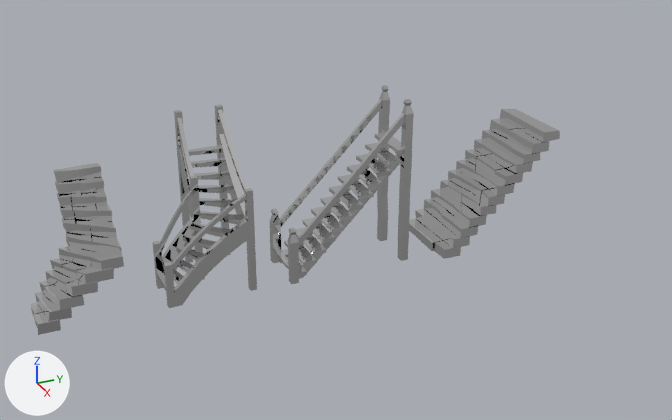
Renders of the FBX model Assets/Art/Models/Environment/Architecture/Stairs.fbx from each side of a commit.
Camera for both pictures: a 50 mm camera at (-3.77, -2.23, 11.03) aimed at (-23.18, 6.5, 1.33). The lights are fixed; the arrows at lower left show +X, +Y and +Z. Where no turn or scale is listed for an object, it has been applied to the vertices.

In view in the first picture: 'StairsCurvedStone', 'StairsCurvedWood', 'StairsCurvedWoodOuterRails', 'StairsStone', 'StairsWood', 'StairsWoodRails'.
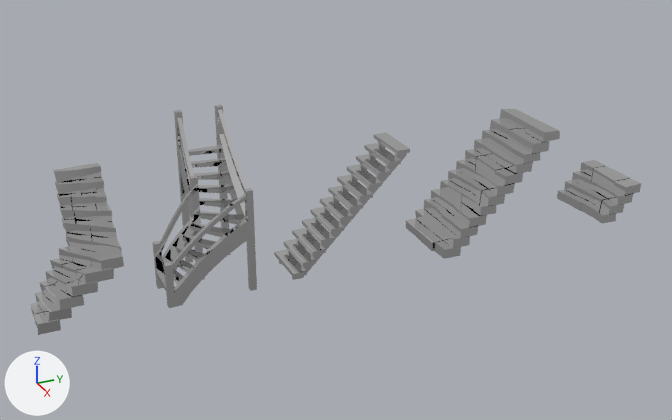
What changed in the scene script:
```text
Add me_stairsstone_004:
    me_stairsstone_004.from_pydata(...)  # 92 vertices, 76 faces; spans x -1.0..1.0, y -0.01..1.25, z -0.05..1.0
    me_stairsstone_004.materials.append(mat_imphenziapixpal)  # its picture is missing
Remove ob_stairswoodrails:
    ob_stairswoodrails = bpy.data.objects.new('StairsWoodRails', me_stairswoodrails_001)
    ob_stairswoodrails.location = (-23.0, 5.0, 0.0)
Add ob_stairsstone_002:
    ob_stairsstone_002 = bpy.data.objects.new('StairsStone.002', me_stairsstone_004)
    ob_stairsstone_002.location = (-23.0, 14.0, 0.0)
```

Changed parts and their boxes (x1, y1, x2, y2) in the pictures (672 x 420 px):
'StairsWoodRails', deleted
    before: (270, 85, 414, 284)
'StairsStone.002', added
    after: (557, 160, 641, 223)
